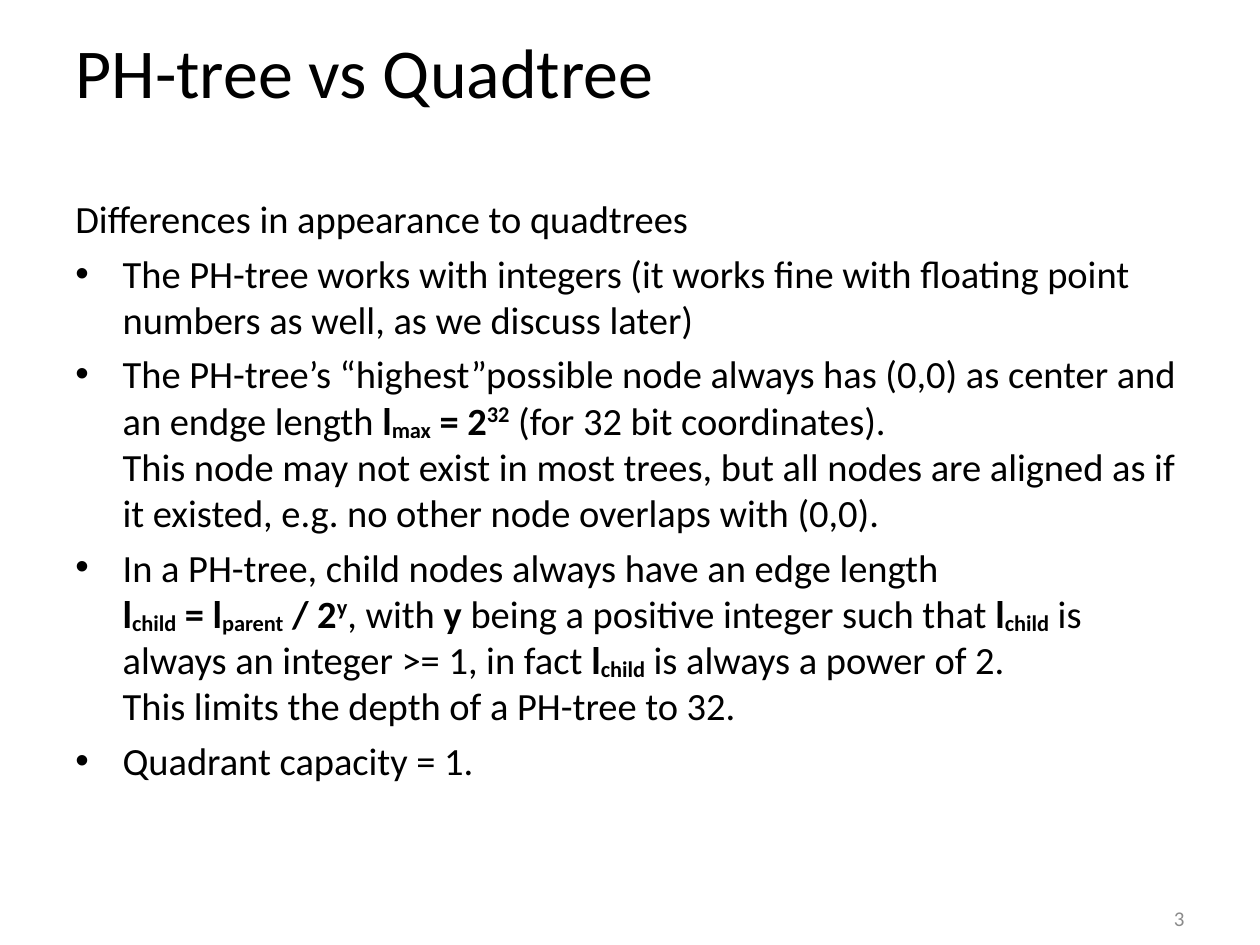
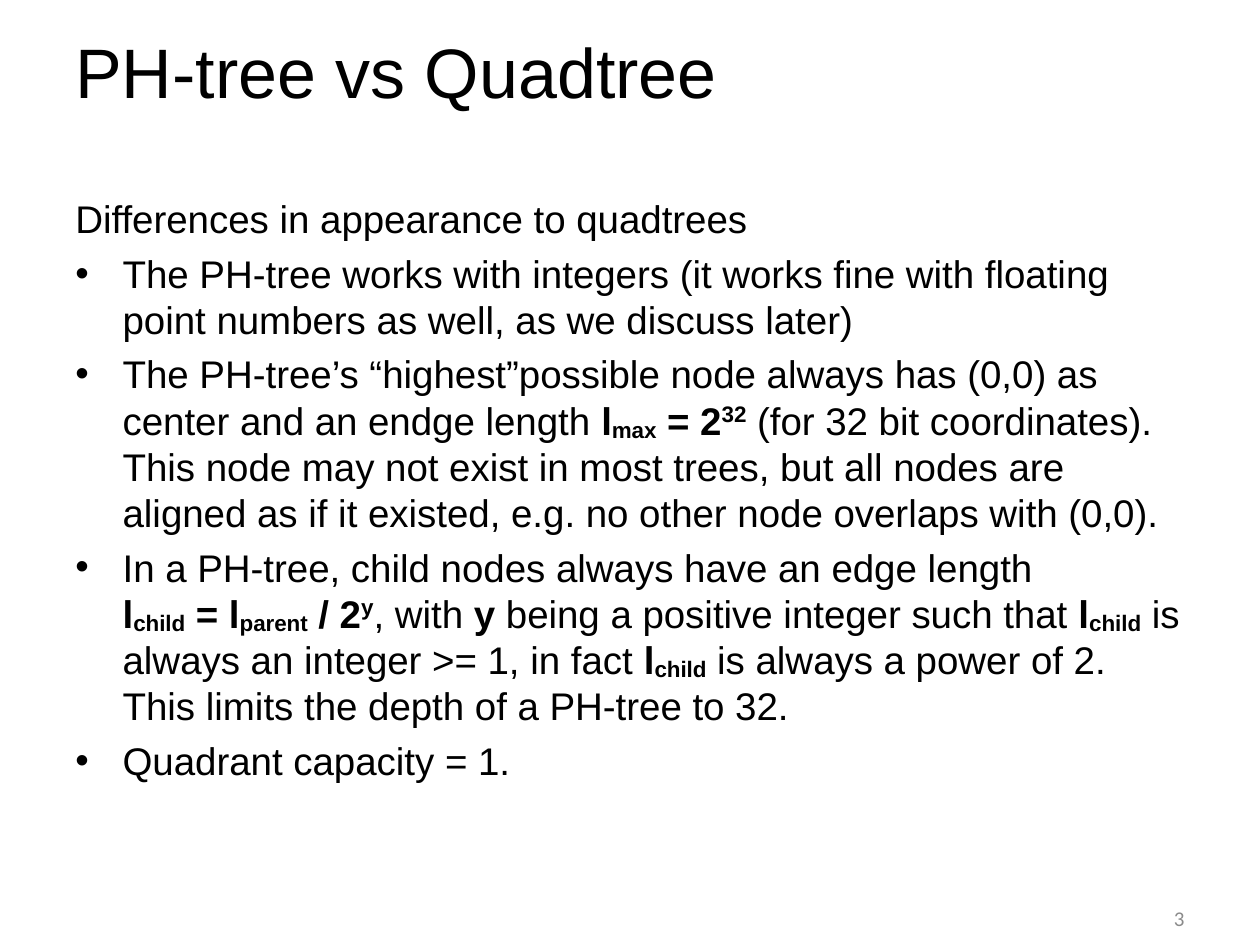
Before and after one commit to tzaeschke/phtree-site, a slide deck: slide 3 of originals/PH-tree-presentation-2018.odp. Drawn at 1260x945 pixels with LibreOffice and Linux fonts; fonts in the diff are those of the drawing. Boxes give left, top, right and bottom in pixels: in the first picture for what was removed or moved away, otherwise in the second. Text is boxed around its words. In the diff, an @@ line names an element or a change of style, - is before the commit and + after.

```diff
--- a/originals/PH-tree-presentation-2018.odp
+++ b/originals/PH-tree-presentation-2018.odp
@@ text "PH-tree vs Quadtree" at (75,47,717,111): font Calibri to Arial @@
@@ text "Differences in appearance to quadtrees" at (75,205,1180,782): font Calibri to Arial @@
```
Also in this commit, not shown: 3 other slides changed, 2 slides added, 1 other file.
